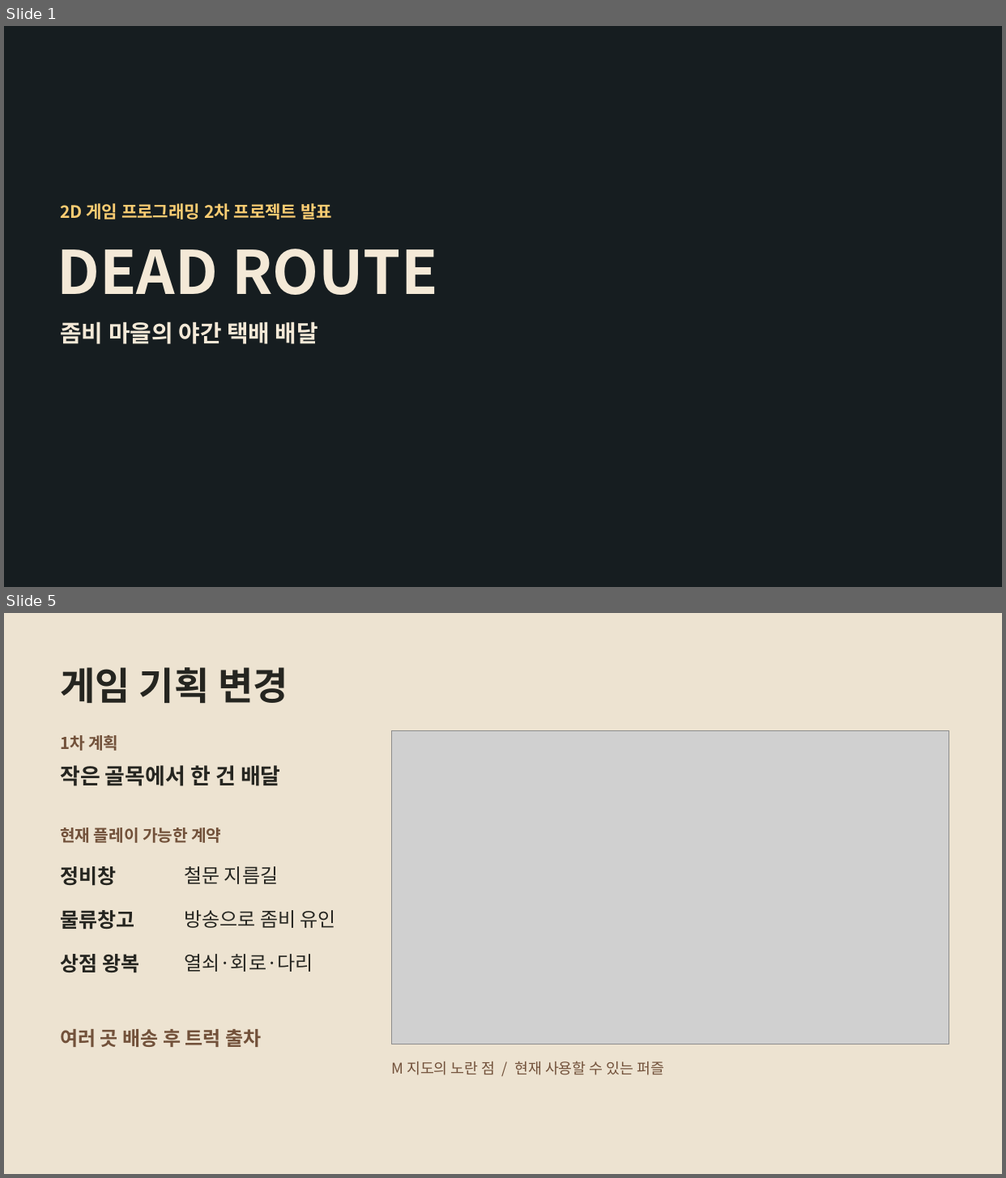
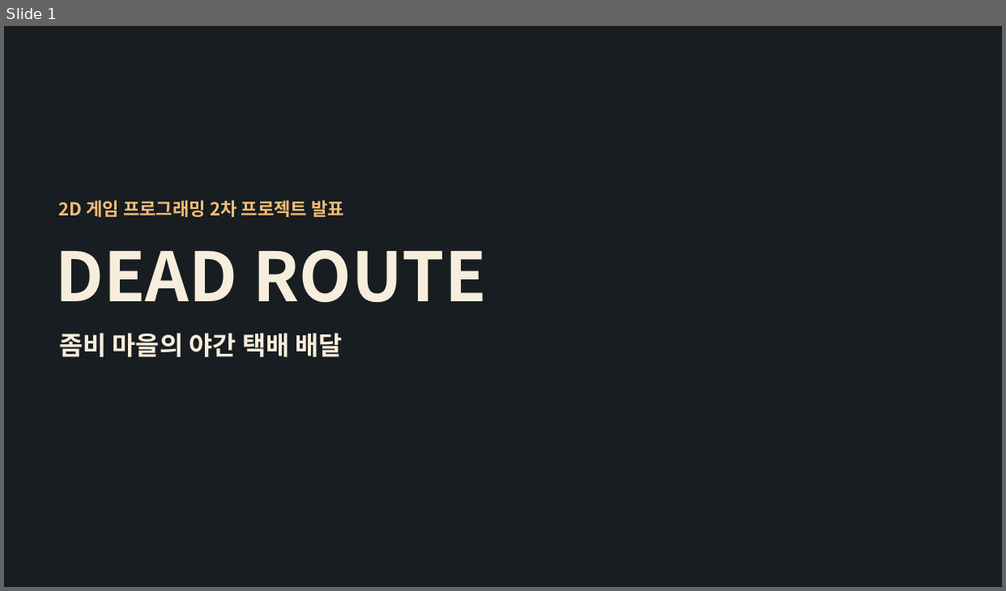
Before and after one commit to yoon778/2D_project, a slide deck: presentation/Dead_Route_2차발표.pptx. Shown one above the other, each under a label of ours: slides 1 and 5 before the commit, slide 1 after it; the slides between them are not shown. The pictures are 1006x1178 and 1006x591 pixels, drawn with LibreOffice and Linux fonts; fonts in the diff are those of the drawing; grey boxes stand for pictures; background and template pictures are left out. Boxes give left, top, right and bottom in pixels: in the first picture for what was removed or moved away, otherwise in the second. Text is boxed around its words. In the diff, an @@ line names an element or a change of style, - is before the commit and + after.

Commit message:
docs: R10-11 2차 발표 현황과 다음 개발 계획 정리

```diff
--- a/presentation/Dead_Route_2차발표.pptx
+++ b/presentation/Dead_Route_2차발표.pptx
@@ slide 5 removed at (x1=4, y1=613, x2=1002, y2=1174), background #EDE3D1 @@
@@ text removed at (x1=60, y1=667, x2=288, y2=703) @@
-게임 기획 변경
@@ picture removed at (x1=392, y1=730, x2=949, y2=1044) @@
@@ text removed at (x1=60, y1=735, x2=118, y2=751) @@
-1차 계획
@@ text removed at (x1=60, y1=765, x2=281, y2=786) @@
-작은 골목에서 한 건 배달
@@ text removed at (x1=60, y1=828, x2=221, y2=843) @@
-현재 플레이 가능한 계약
@@ text removed at (x1=60, y1=867, x2=116, y2=886) @@
-정비창
@@ text removed at (x1=184, y1=867, x2=278, y2=884) @@
-철문 지름길
@@ text removed at (x1=60, y1=910, x2=134, y2=930) @@
-물류창고
@@ text removed at (x1=184, y1=910, x2=336, y2=928) @@
-방송으로 좀비 유인
@@ text removed at (x1=60, y1=954, x2=139, y2=973) @@
-상점 왕복
@@ text removed at (x1=184, y1=954, x2=313, y2=972) @@
-열쇠·회로·다리
@@ text removed at (x1=60, y1=1029, x2=261, y2=1047) @@
-여러 곳 배송 후 트럭 출차
@@ text removed at (x1=391, y1=1061, x2=664, y2=1076) @@
-M 지도의 노란 점 / 현재 사용할 수 있는 퍼즐
@@ slide 1 changed as well @@
@@ text "2D 게임 프로그래밍 2차 프로젝트 ..." at (x1=58, y1=200, x2=344, y2=217): size 16.5 to 17.2 pt, text colour #F9CC72 to #F2BC77 @@
@@ text "DEAD ROUTE" at (x1=56, y1=250, x2=486, y2=302): size 57.8 to 65.2 pt, text colour #F4E9D7 to #F7EDDC @@
@@ text "좀비 마을의 야간 택배 배달" moved from (x1=60, y1=322, x2=318, y2=344) to (x1=59, y1=333, x2=343, y2=357) @@
@@ text "좀비 마을의 야간 택배 배달" at (x1=59, y1=333, x2=343, y2=357): size 22.5 to 24.8 pt, text colour #F4E9D7 to #F7EDDC @@
```
Also in this commit, not shown: 4 other slides changed, 2 slides added, 3 other files.
